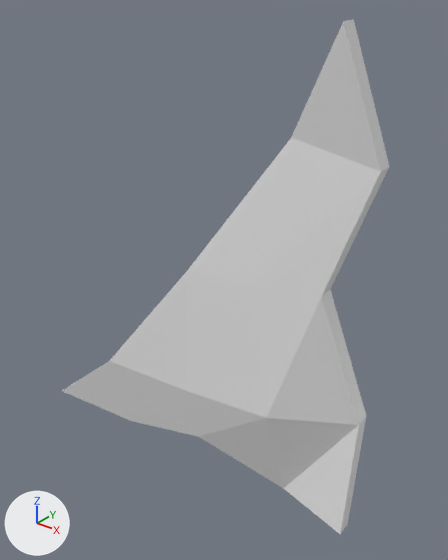
One commit to the FBX model KrakJam26/Assets/3D models/triagnle flesh.fbx: the scene before it, then after it.
The view is the same before and after, from a 50 mm camera at (1.63, -1.53, 1.82) aimed at (0.26, 0.18, 0.76). Arrows for +X, +Y and +Z are at lower left; the lights stay in place.

The older version as bpy lines, for what is in view:
```python
me_plane_006 = bpy.data.meshes.new('Plane.006')
me_plane_006.from_pydata(...)  # 30 vertices, 44 faces; spans x -0.64..0.92, y -0.01..0.23, z -0.11..1.72
ob_flesh_triangle = bpy.data.objects.new('flesh Triangle', me_plane_006)
ob_flesh_triangle.location = (0.0, 0.0, 0.0)
```
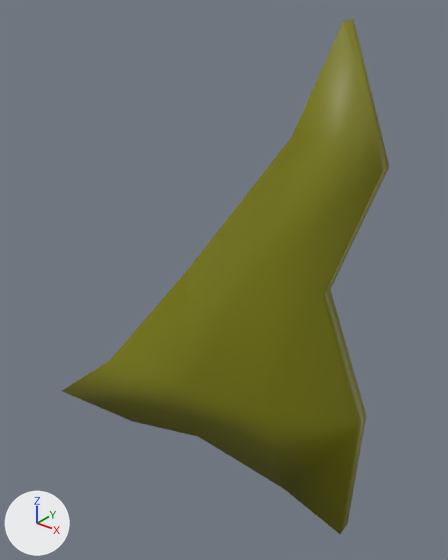
The newer file is also turned or shifted as a whole; pictures and numbers use the older file's frame.

The change, as JSON lines over the scene's bpy script:
```json
{"op": "add", "block": "mat_props", "code": ["mat_props = principled_material('Props')", "mat_props.base_color = (0.212, 0.212, 0.00141)  # yellow #7f7f05"]}
{"block": "me_plane_006", "where": "me_plane_006.from_pydata(...)  # 30 vertices, 44 faces; spans x -0.64..0.92, y -0.01..0.23, z -0.11..1.72"}
{"block": "me_plane_006", "where": "# used by ob_flesh_triangle; location = (0.0, 0.0, 0.0)"}
{"block": "me_plane_006", "change": "me_plane_006 part 1: edges marked sharp go from 63 to 0"}
{"op": "add", "block": "me_plane_006", "code": "me_plane_006.materials.append(mat_props)  # yellow #7f7f05"}
```

Changed parts and their boxes [x1, y1, x2, y2] in the pictures (448 x 560 px):
```json
{"object": "flesh Triangle", "change": "recoloured, shading changed", "before": [62, 19, 389, 534], "after": [62, 19, 389, 534], "on screen": "grey to yellow"}
```
